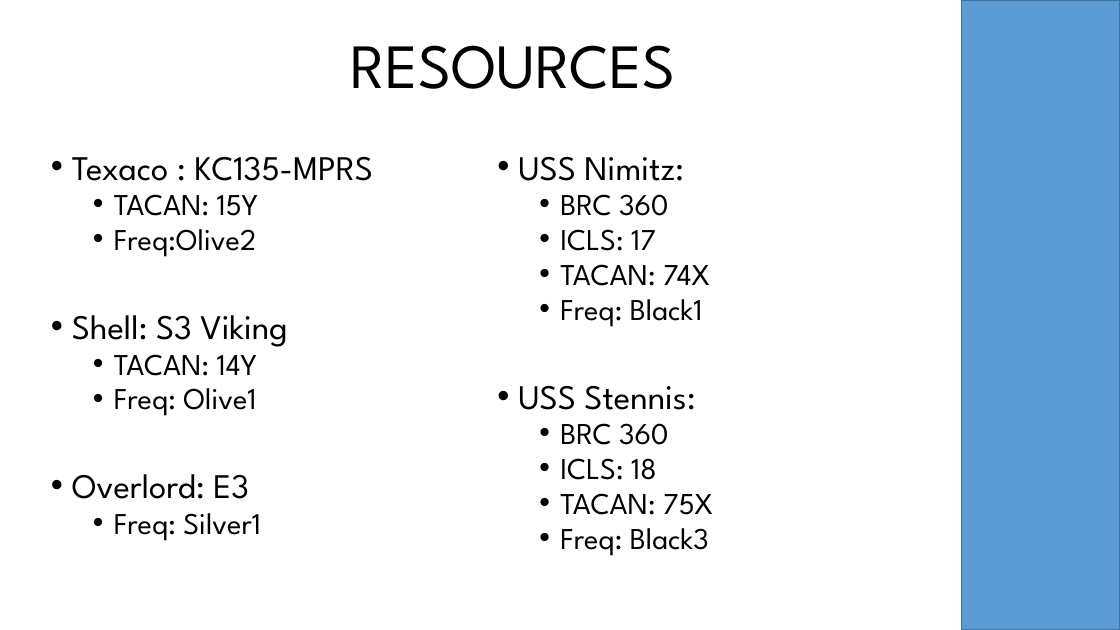
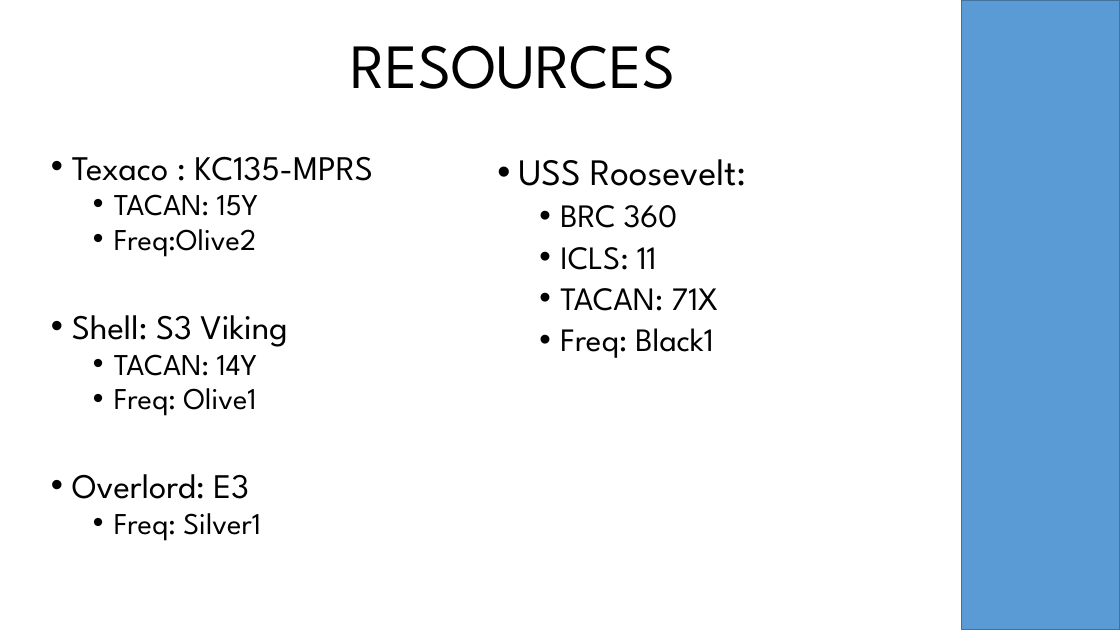
Before and after one commit to oufy-dcs-missions/jtff-missions, a slide deck: slide 7 of vf84-qualification/resources/briefing.pptx (slide 10 before the commit). Drawn at 1120x630 pixels with LibreOffice and Linux fonts; fonts in the diff are those of the drawing; background and template pictures are left out. Boxes give left, top, right and bottom in pixels: in the first picture for what was removed or moved away, otherwise in the second. Text is boxed around its words. In the diff, an @@ line names an element or a change of style, - is before the commit and + after.

```diff
--- a/vf84-qualification/resources/briefing.pptx
+++ b/vf84-qualification/resources/briefing.pptx
@@ text at <box>518,159,746,186</box>: text changed; size 29.6 to 32 pt @@
-• USS Nimitz:
+• USS Roosevelt:
@@ text at <box>560,205,713,358</box>: size 25.9 to 28 pt in "BRC 360", "Freq: Black1"; line spacing 0.8 to 0.9 @@
@@ text at <box>560,247,718,311</box>: text changed; size 25.9 to 28 pt @@
-  • ICLS: 17
-  • TACAN: 74X
+  • ICLS: 11
+  • TACAN: 71X
@@ text at <box>518,385,713,556</box>: paragraphs removed @@
-• USS Stennis:
-  • BRC 360
-  • ICLS: 18
-  • TACAN: 75X
-  • Freq: Black3
```
Also in this commit, not shown: 4 other slides changed, 3 slides removed, 1 other file.
